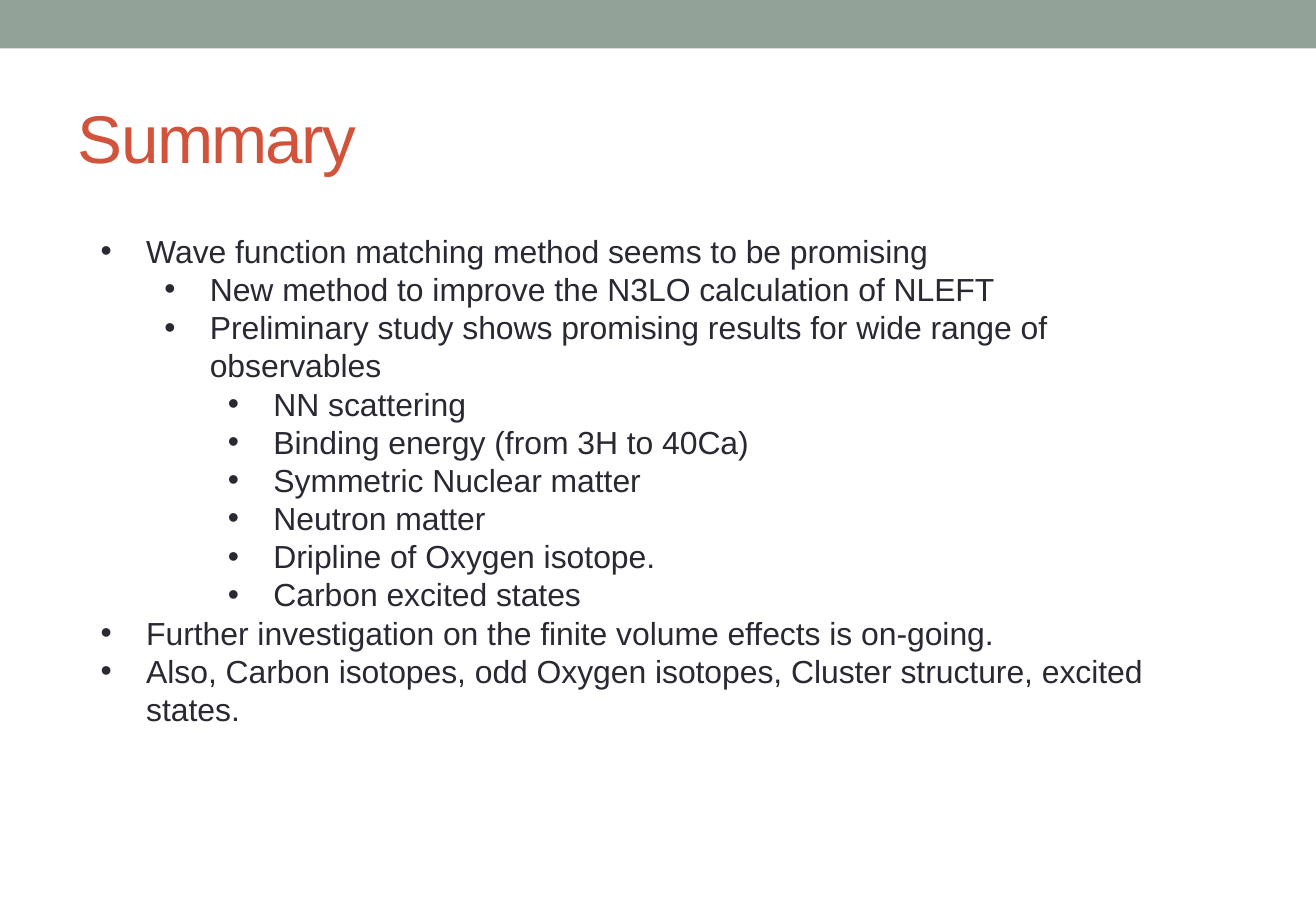
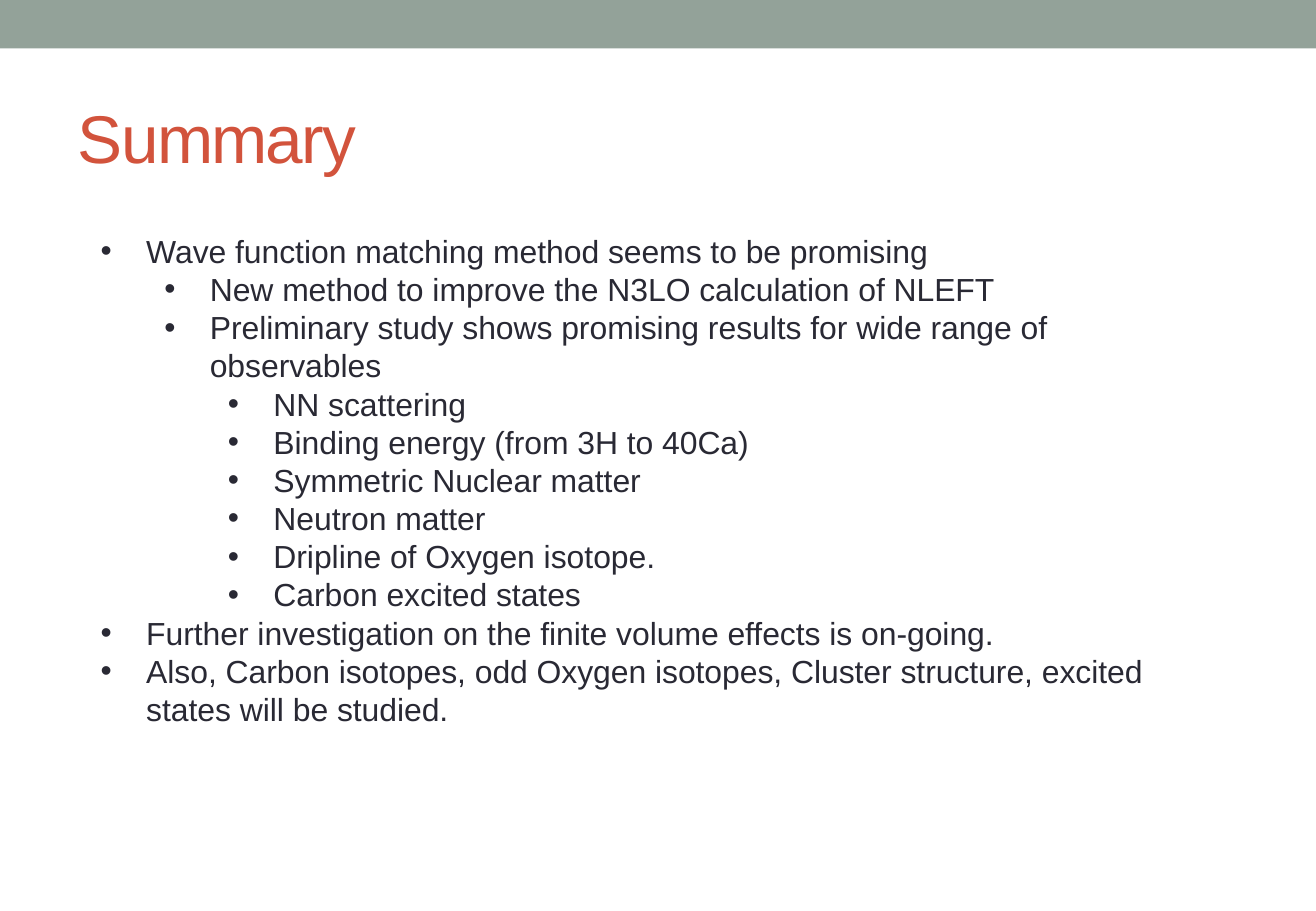
Before and after one commit to alphacentaury-github/NPSS2020, a slide deck: slide 28 of 20221020_KPS_송영호.pptx (slide 30 before the commit). Drawn at 1316x911 pixels with LibreOffice and Linux fonts; fonts in the diff are those of the drawing. Boxes give left, top, right and bottom in pixels: in the first picture for what was removed or moved away, otherwise in the second. Text is boxed around its words. In the diff, an @@ line names an element or a change of style, - is before the commit and + after.

```diff
--- a/20221020_KPS_송영호.pptx
+++ b/20221020_KPS_송영호.pptx
@@ text at (x1=146, y1=660, x2=1143, y2=722): text changed @@
-• Also, Carbon isotopes, odd Oxygen isotopes, Cluster structure, excited states.
+• Also, Carbon isotopes, odd Oxygen isotopes, Cluster structure, excited states will be studied.
```
Also in this commit, not shown: 10 other slides changed, 1 slide added, 3 slides removed, 1 other file.
